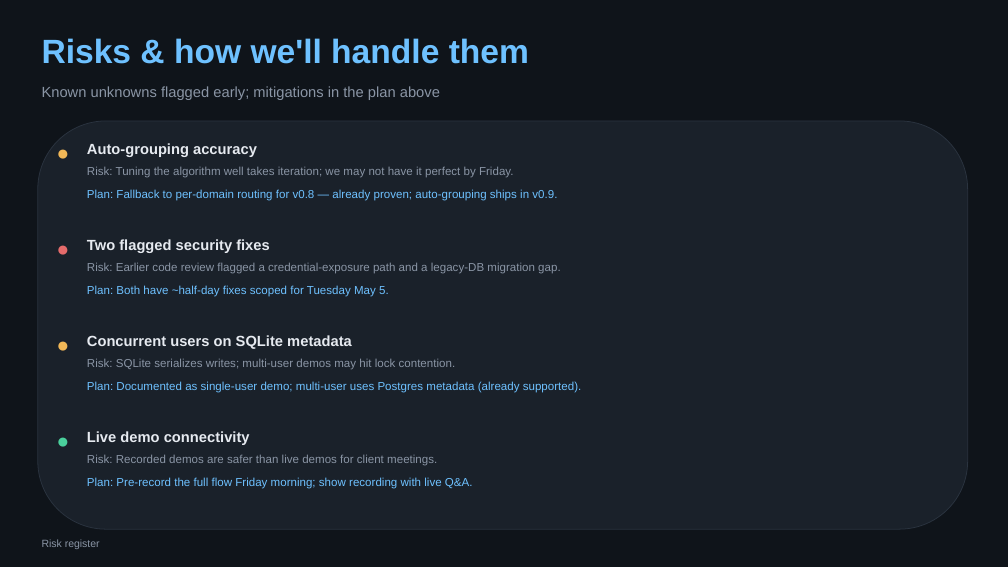
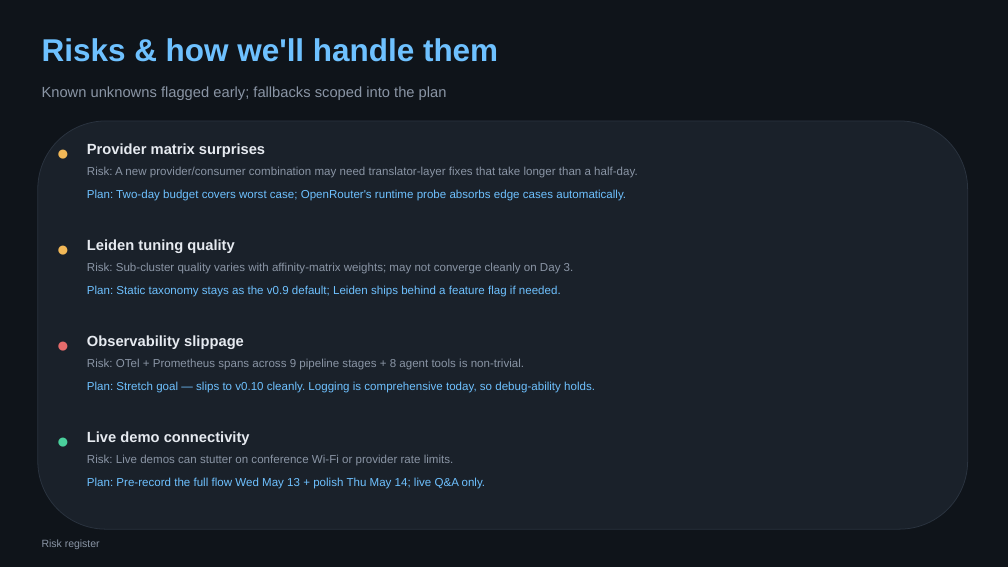
Before and after one commit to bharatmohanthakur/heavy_text2sql, a slide deck: slide 21 of docs/architecture_deck.pptx (slide 17 before the commit). Drawn at 1008x567 pixels with LibreOffice and Linux fonts; fonts in the diff are those of the drawing. Boxes give left, top, right and bottom in pixels: in the first picture for what was removed or moved away, otherwise in the second. Text is boxed around its words. In the diff, an @@ line names an element or a change of style, - is before the commit and + after.

```diff
--- a/docs/architecture_deck.pptx
+++ b/docs/architecture_deck.pptx
@@ text "Risks & how we'll handle ..." at [42, 38, 498, 62]: size 32 to 30 pt @@
@@ text at [42, 86, 447, 100]: text changed @@
-Known unknowns flagged early; mitigations in the plan above
+Known unknowns flagged early; fallbacks scoped into the plan
@@ text at [87, 143, 265, 157]: text changed @@
-Auto-grouping accuracy
+Provider matrix surprises
@@ text at [87, 166, 637, 178]: text changed @@
-Risk: Tuning the algorithm well takes iteration; we may not have it perfect by Friday.
+Risk: A new provider/consumer combination may need translator-layer fixes that take longer than a half-day.
@@ text at [87, 189, 626, 201]: text changed @@
-Plan: Fallback to per-domain routing for v0.8 — already proven; auto-grouping ships in v0.9.
+Plan: Two-day budget covers worst case; OpenRouter's runtime probe absorbs edge cases automatically.
@@ text "●" at [53, 232, 76, 255]: text colour #E56B6B to #F2B857 @@
@@ text at [87, 239, 234, 253]: text changed @@
-Two flagged security fixes
+Leiden tuning quality
@@ text at [87, 262, 574, 274]: text changed @@
-Risk: Earlier code review flagged a credential-exposure path and a legacy-DB migration gap.
+Risk: Sub-cluster quality varies with affinity-matrix weights; may not converge cleanly on Day 3.
@@ text at [87, 285, 561, 297]: text changed @@
-Plan: Both have ~half-day fixes scoped for Tuesday May 5.
+Plan: Static taxonomy stays as the v0.9 default; Leiden ships behind a feature flag if needed.
@@ text "●" at [53, 328, 76, 351]: text colour #F2B857 to #E56B6B @@
@@ text at [87, 335, 244, 349]: text changed @@
-Concurrent users on SQLite metadata
+Observability slippage
@@ text at [87, 358, 524, 370]: text changed @@
-Risk: SQLite serializes writes; multi-user demos may hit lock contention.
+Risk: OTel + Prometheus spans across 9 pipeline stages + 8 agent tools is non-trivial.
@@ text at [87, 381, 595, 393]: text changed @@
-Plan: Documented as single-user demo; multi-user uses Postgres metadata (already supported).
+Plan: Stretch goal — slips to v0.10 cleanly. Logging is comprehensive today, so debug-ability holds.
@@ text at [87, 477, 486, 489]: text changed @@
-Plan: Pre-record the full flow Friday morning; show recording with live Q&A.
+Plan: Pre-record the full flow Wed May 13 + polish Thu May 14; live Q&A only.
@@ text at [87, 454, 454, 465]: text changed @@
-Risk: Recorded demos are safer than live demos for client meetings.
+Risk: Live demos can stutter on conference Wi-Fi or provider rate limits.
```
Also in this commit, not shown: 3 other slides changed, 18 slides added, 14 slides removed, 1 other file.
